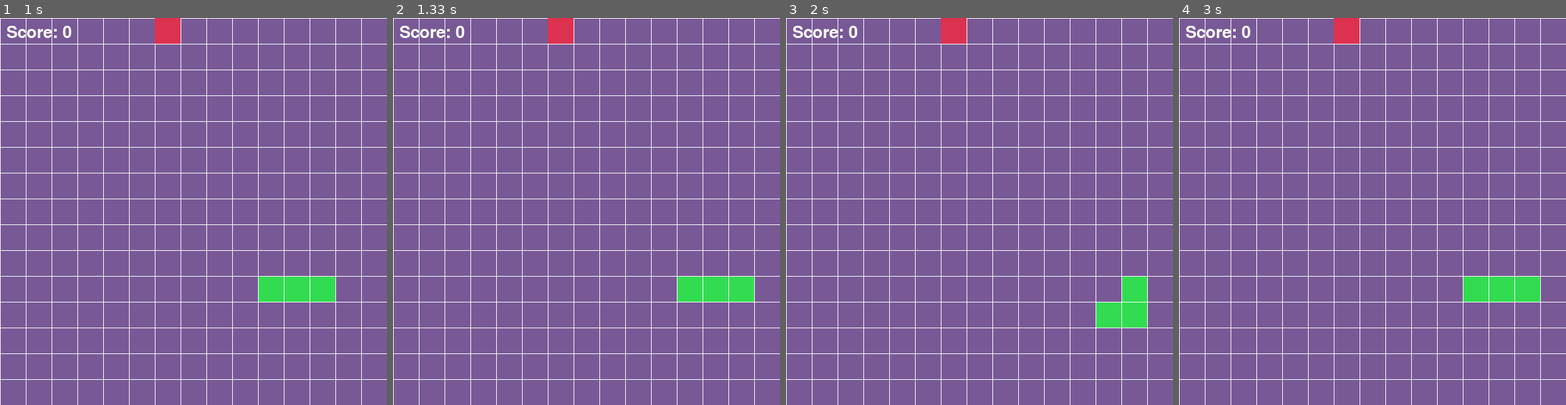
Above: before the commit, frames 1-4 (left to right).
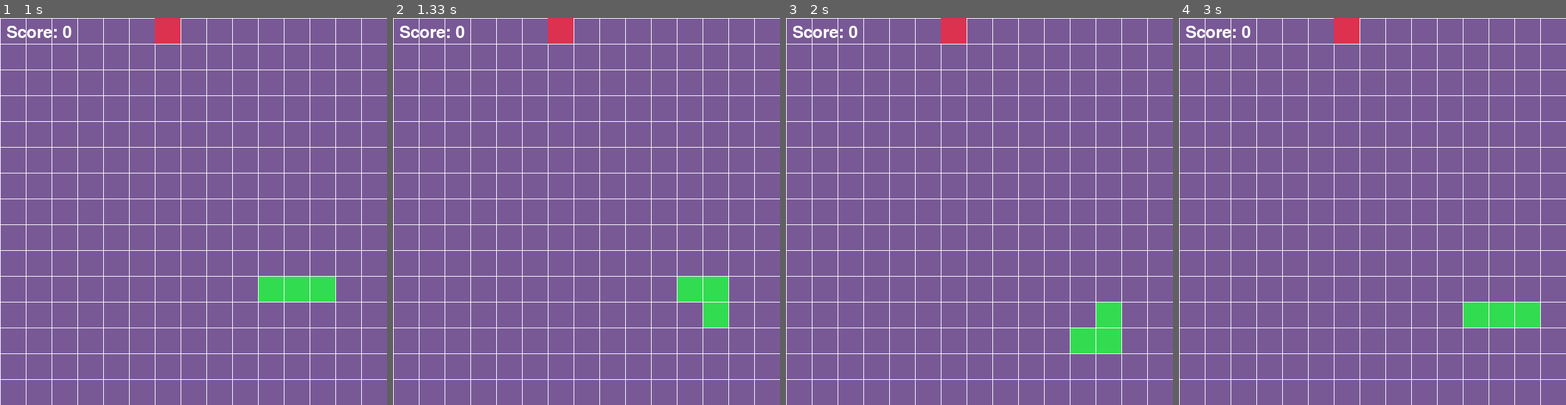
Above: after the commit, the same moments.

Repository: programerela/pygame_course2
Game: pygame game, started from main.py
The game is run twice, just before and just after one commit, with the same random seed, the same clock (stepped at 60 frames per second) and the same inputs.
Inputs:
- Up to frame 1 (1 s): tap Enter at 0.33 s
- Up to frame 2 (1.33 s): hold Down from 1.23 s (still down)
- Up to frame 3 (2 s): release Down at 1.7 s; hold Left from 1.73 s (still down)
- Up to frame 4 (3 s): release Left at 2.13 s; hold Up 2.17-2.53 s; hold Right from 2.57 s (still down)

Frame 1 is identical in both runs. In frame 2, 0.8% of the frame differs, in the area x 80-94%, y 66-80%; in frame 3, 1.7%; in frame 4, 2.5%, in the area x 73-94%, y 66-80%.

Commit message:
difficulty

Diff:
--- a/main.py
+++ b/main.py
@@ -33,8 +33,10 @@
 
 snake, food, direction, score, game_over = reset_game()
 move_timer = 0
-MOVE_DELAY = 18
+MOVE_DELAY = 20
 BG_COLOR = (120, 89, 150)
+
+last_score = 0
 
 running = True
 
@@ -69,6 +71,10 @@
             hit_self = new_head in snake[:-1]
             hit_wall = x < 0 or x >= GRID_WIDTH or y < 0 or y >= GRID_HEIGHT
 
+            if score % 5 == 0 and score != 0 and score != last_score:
+                MOVE_DELAY -= 2
+                last_score = score
+
             if hit_self or hit_wall:
                 game_over = True
             else:
